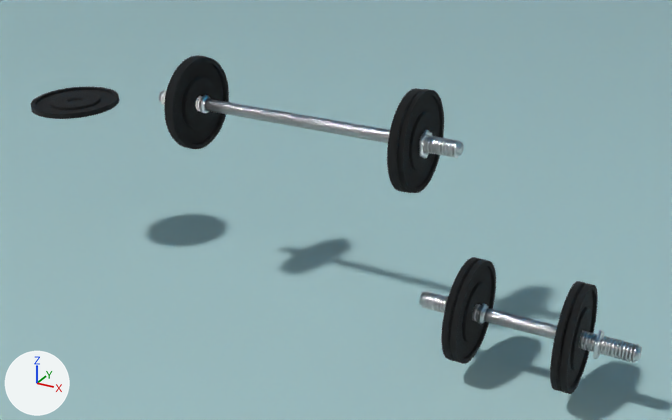
An edit to the Blender file Project.blend, drawn before and after from the same camera.
Both versions are drawn from a 50 mm camera at (-12.051, -10.236, -0.191) aimed at (-12.717, -9.024, -0.796). The lights are fixed; the arrows at lower left show +X, +Y and +Z.
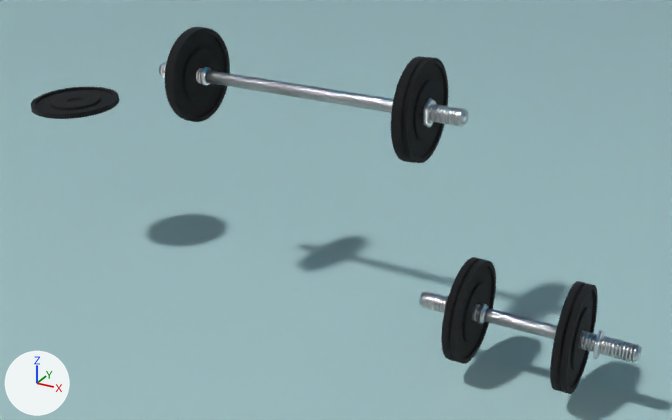
Boxes [x1, y1, x2, y2] around the edits, measured in the pictures (672 x 420 px):
'Circle.003', moved
    before: [166, 56, 423, 193]
    after: [166, 27, 427, 163]
'Circle.005', moved
    before: [164, 55, 444, 193]
    after: [165, 27, 448, 163]
'Cylinder.005', moved
    before: [204, 99, 390, 143]
    after: [205, 70, 394, 113]
'Cylinder.008', moved
    before: [160, 90, 461, 158]
    after: [160, 62, 466, 127]
'Circle.002', moved
    before: [419, 130, 432, 159]
    after: [423, 98, 437, 128]
'Cylinder.007', moved
    before: [159, 91, 464, 156]
    after: [159, 63, 468, 125]
'Cylinder.006', moved
    before: [199, 95, 211, 114]
    after: [200, 67, 211, 86]

Edits to the bpy script that builds the scene:
```text
Change ob_cylinder_005:
    ob_cylinder_005.location: (-12.791, -9.011, -0.661) -> (-12.787, -9.01, -0.612)
Change ob_cylinder_007:
    ob_cylinder_007.location: (-12.565, -9.011, -0.661) -> (-12.561, -9.01, -0.612)
Change ob_cylinder_008:
    ob_cylinder_008.location: (-12.52, -9.011, -0.662) -> (-12.516, -9.01, -0.613)
Change ob_circle_003:
    ob_circle_003.location: (-12.991, -9.011, -0.661) -> (-12.987, -9.01, -0.612)
Change ob_circle_005:
    ob_circle_005.location: (-13.002, -9.005, -0.662) -> (-12.998, -9.004, -0.613)
```
